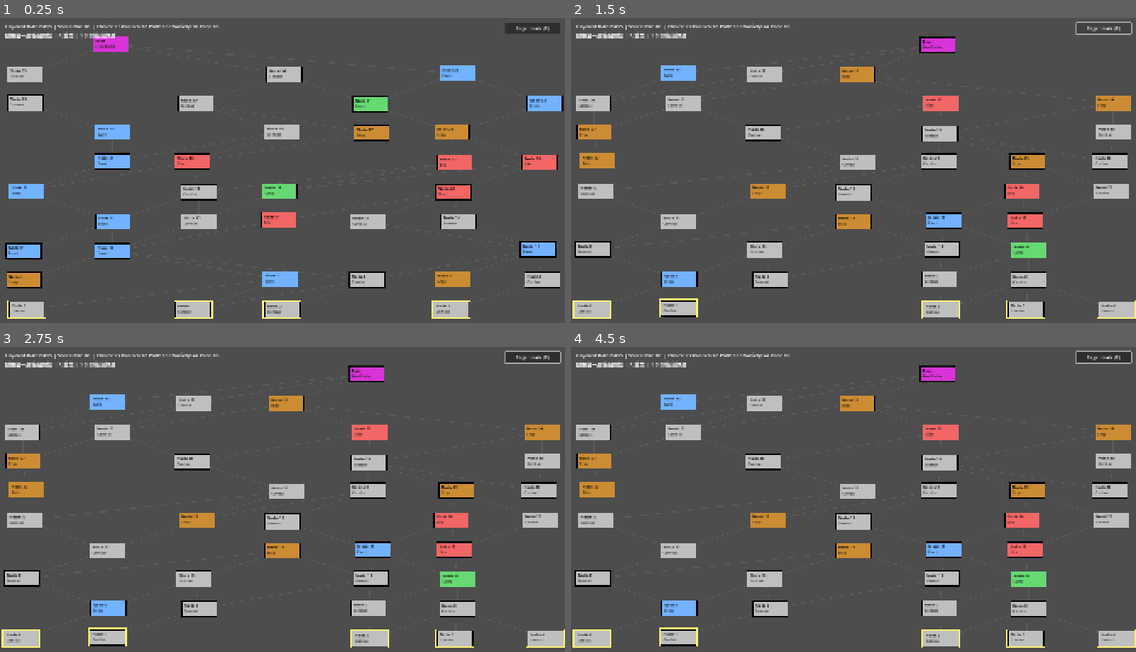
Above: before the commit, frames 1-4 (two rows, left to right).
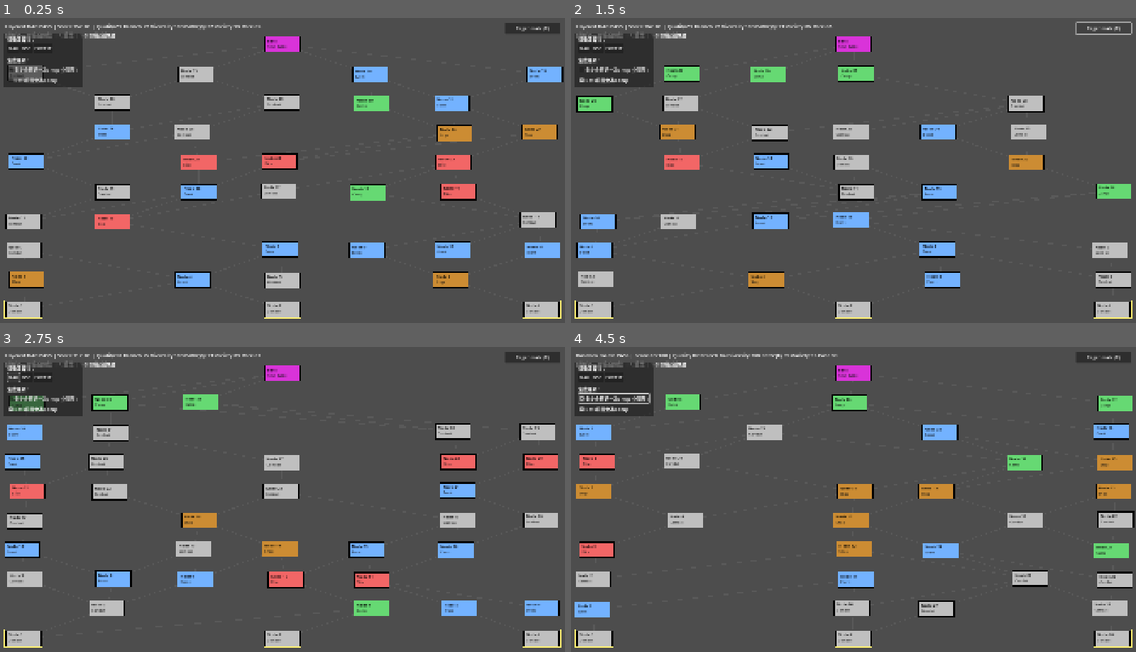
Above: after the commit, the same moments.

Repository: YM1247/114-2_dsap_project
Game: Godot game, scene res://src/scenes/main.tscn
Two runs of this game, one before a commit and one after it. Both use one fixed random seed, a clock stepped at 60 frames per second and the inputs below.
Inputs (mouse positions are in pixels of both pictures, inside the frame that each line leads up to):
- Up to frame 1 (0.25 s): no input
- Up to frame 2 (1.5 s): click (616, 79) at 0.5 s, where only the run after the commit has a clickable "Boss前固定為Camp"; click "Regenerate (R)" at 1.25 s
- Up to frame 3 (2.75 s): click (11, 377) at 2 s, where only the run after the commit has a clickable "DAG"
- Up to frame 4 (4.5 s): click (599, 377) at 2.75 s, where only the run after the commit has a clickable "BSP"; click (616, 377) at 3.5 s, where only the run after the commit has a clickable "FOREST"; click (616, 398) at 4.25 s, where only the run after the commit has a clickable "必定會經過一次Shop (中間層)"

The runs differ from the first frame. In frame 1, 19% of the frame differs, in the area x 0-100%, y 1-99%; in frame 2, 19%; in frame 3, 18%; in frame 4, 19%.

Commit message:
Scoring Phase1: decouple metrics and add path_quality
- Decouple choice_quality and branch_options
- Add path_quality and branch point quality helpers
- Update main display and tests

Co-authored-by: Copilot <223556219+Copilot@users.noreply.github.com>

Diff:
--- a/src/scripts/algorithm_comparison.gd
+++ b/src/scripts/algorithm_comparison.gd
@@ -21,15 +21,19 @@
 			"choice_quality": [],
 			"branch_options": [],
 			"path_diversity": [],
+			"path_quality": [],
 			"encounter_variety": [],
 			"pacing_balance": []
 		}
 
+		var current_algo_display_name: String = ""
 		for i in range(sample_size):
 			var generator = factory.create_generator(algo_name)
+			if i == 0:
+				current_algo_display_name = generator.get_algorithm_name()
 			var map_data = generator.generate_map()
 
-			if map_data.is_empty():
+			if typeof(map_data) != TYPE_DICTIONARY or map_data.is_empty() or not map_data.has("floors") or not map_data.has("nodes"):
 				continue
 
 			var evaluation = evaluator.evaluate_map(map_data, generator)
@@ -39,7 +43,7 @@
 				metrics[metric_key].append(evaluation["metrics"][metric_key])
 
 		results[algo_name] = {
-			"algorithm": generator.get_algorithm_name(),
+			"algorithm": current_algo_display_name,
 			"sample_count": scores.size(),
 			"avg_score": _calculate_average(scores),
 			"min_score": _calculate_min(scores),
--- a/src/scripts/main.gd
+++ b/src/scripts/main.gd
@@ -23,13 +23,16 @@
 var walked_edges: Dictionary = {}
 var score_line_text: String = ""
 
+var opt_force_shop: bool = false
+var opt_force_camp: bool = false
+
 func _ready() -> void:
-	generator = factory.create_generator(current_algorithm)
 	evaluator = MAP_EVALUATOR_SCRIPT.new()
 	mouse_filter = Control.MOUSE_FILTER_PASS
 	rng.randomize()
 	randomize()
 	regenerate_button.pressed.connect(_on_regenerate_pressed)
+	_build_custom_ui()
 	_generate_new_map()
 
 func _draw() -> void:
@@ -92,6 +95,56 @@
 		draw_string(font, card_rect.position + Vector2(8.0, 19.0), title, HORIZONTAL_ALIGNMENT_LEFT, card_rect.size.x - 16.0, 14, Color.BLACK)
 		draw_string(font, card_rect.position + Vector2(8.0, 38.0), subtitle, HORIZONTAL_ALIGNMENT_LEFT, card_rect.size.x - 16.0, 12, Color(0.08, 0.08, 0.08, 0.85))
 
+func _build_custom_ui() -> void:
+	var ui_canvas = CanvasLayer.new()
+	add_child(ui_canvas)
+
+	var panel = PanelContainer.new()
+	var margin = MarginContainer.new()
+	margin.add_theme_constant_override("margin_top", 10)
+	margin.add_theme_constant_override("margin_left", 15)
+	margin.add_theme_constant_override("margin_right", 15)
+	margin.add_theme_constant_override("margin_bottom", 10)
+	panel.add_child(margin)
+
+	# 將 UI 放在左上角
+	panel.set_anchors_preset(PRESET_TOP_LEFT)
+	panel.position = Vector2(10, 50)
+	ui_canvas.add_child(panel)
+
+	var vbox = VBoxContainer.new()
+	margin.add_child(vbox)
+
+	var algo_label = Label.new()
+	algo_label.text = "切換演算法："
+	vbox.add_child(algo_label)
+
+	var hbox = HBoxContainer.new()
+	vbox.add_child(hbox)
+
+	for algo in ["dag", "bsp", "forest"]:
+		var btn = Button.new()
+		btn.text = algo.to_upper()
+		btn.pressed.connect(func(): _switch_algorithm(algo))
+		hbox.add_child(btn)
+
+	var sep = HSeparator.new()
+	vbox.add_child(sep)
+
+	var opt_label = Label.new()
+	opt_label.text = "生成選項："
+	vbox.add_child(opt_label)
+
+	var chk_shop = CheckBox.new()
+	chk_shop.text = "必定會經過一次Shop (中間層)"
+	chk_shop.toggled.connect(func(t): opt_force_shop = t; _generate_new_map())
+	vbox.add_child(chk_shop)
+
+	var chk_camp = CheckBox.new()
+	chk_camp.text = "Boss前固定為Camp"
+	chk_camp.toggled.connect(func(t): opt_force_camp = t; _generate_new_map())
+	vbox.add_child(chk_camp)
+
 func _gui_input(event: InputEvent) -> void:
 	if event is InputEventMouseMotion:
 		var new_hovered_id: int = _find_clicked_node(event.position)
@@ -108,6 +161,10 @@
 		accept_event()
 
 func _generate_new_map() -> void:
+	generator = factory.create_generator(current_algorithm)
+	generator.force_shop = opt_force_shop
+	generator.force_camp_before_boss = opt_force_camp
+
 	# 先嘗試由目前 generator 生成地圖，驗證回傳格式是否正確
 	var gen_map = generator.generate_map()
 	if typeof(gen_map) != TYPE_DICTIONARY or not gen_map.has("floors") or not gen_map.has("nodes"):
@@ -165,8 +222,14 @@
 			var col: int = nodes[node_id]["column"]
 			var x: float = MAP_MARGIN_X + usable_w * (float(col) / float(max(generator.columns - 1, 1)))
 			var y: float = base_y
-			x += rng.randf_range(-14.0, 14.0)
-			y += rng.randf_range(-3.0, 3.0)
+
+			# 固定 Boss 置中，且第一層與 Boss 層取消隨機偏移
+			if nodes[node_id]["type"] == "boss":
+				x = MAP_MARGIN_X + usable_w * 0.5
+			elif floor_idx != 0:
+				x += rng.randf_range(-14.0, 14.0)
+				y += rng.randf_range(-3.0, 3.0)
+
 			node_positions[node_id] = Vector2(x, y)
 
 func _find_clicked_node(mouse_pos: Vector2) -> int:
@@ -221,13 +284,8 @@
 				_switch_algorithm("forest")
 
 func _switch_algorithm(algorithm: String) -> void:
-	var new_gen = factory.create_generator(algorithm)
-	if new_gen == null:
-		push_error("Failed to create generator for algorithm: %s" % algorithm)
-		_set_action_text("切換失敗：未知或無法建立的演算法")
-		return
-	generator = new_gen
-	_set_action_text("已切換到演算法: %s" % generator.get_algorithm_name())
+	current_algorithm = algorithm
+	_set_action_text("已切換到演算法: %s" % algorithm.to_upper())
 	_generate_new_map()
 
 func _type_color(node_type: String) -> Color:
@@ -253,13 +311,14 @@
 func _build_evaluation_text(verify_text: String, evaluation: Dictionary) -> String:
 	var m: Dictionary = evaluation["metrics"]
 	var algo_name: String = generator.get_algorithm_name()
-	return "%s %s | Score %d/100 | Choice %d Branch %d Path %d Variety %d Pace %d" % [
+	return "%s %s | Score %d/100 | Quality %d Branch %d Diversity %d PathQty %d Variety %d Pace %d" % [
 		algo_name,
 		verify_text,
 		evaluation["total_score"],
 		m["choice_quality"],
 		m["branch_options"],
 		m["path_diversity"],
+		m.get("path_quality", 0),
 		m["encounter_variety"],
 		m["pacing_balance"]
 	]
--- a/src/scripts/map_evaluator.gd
+++ b/src/scripts/map_evaluator.gd
@@ -2,9 +2,10 @@
 class_name MapEvaluator
 
 const METRIC_WEIGHTS := {
-	"choice_quality": 0.25,
-	"branch_options": 0.20,
-	"path_diversity": 0.25,
+	"choice_quality": 0.20,       # 降低：去重後更專注
+	"branch_options": 0.15,       # 簡化為獨立指標
+	"path_diversity": 0.20,       # 改為路徑品質評估
+	"path_quality": 0.15,         # 新增：路徑間差異度
 	"encounter_variety": 0.20,
 	"pacing_balance": 0.10
 }
@@ -20,6 +21,7 @@
 	var choice_quality_score: float = _choice_quality_score(nodes, floors_to_nodes)
 	var branch_options_score: float = _branch_options_score(nodes, floors_to_nodes, generator)
 	var path_diversity_score: float = _path_diversity_score(nodes, floors_to_nodes)
+	var path_quality_score: float = _path_quality_score(nodes, floors_to_nodes)
 	var encounter_variety_score: float = _encounter_variety_score(nodes, floors_to_nodes)
 	var pacing_balance_score: float = _pacing_balance_score(floors_to_nodes)
 
@@ -27,6 +29,7 @@
 		choice_quality_score * METRIC_WEIGHTS["choice_quality"] +
 		branch_options_score * METRIC_WEIGHTS["branch_options"] +
 		path_diversity_score * METRIC_WEIGHTS["path_diversity"] +
+		path_quality_score * METRIC_WEIGHTS["path_quality"] +
 		encounter_variety_score * METRIC_WEIGHTS["encounter_variety"] +
 		pacing_balance_score * METRIC_WEIGHTS["pacing_balance"]
 	)
@@ -37,6 +40,7 @@
 			"choice_quality": int(round(choice_quality_score)),
 			"branch_options": int(round(branch_options_score)),
 			"path_diversity": int(round(path_diversity_score)),
+			"path_quality": int(round(path_quality_score)),
 			"encounter_variety": int(round(encounter_variety_score)),
 			"pacing_balance": int(round(pacing_balance_score))
 		},
@@ -51,11 +55,15 @@
 	}
 
 func _choice_quality_score(nodes: Dictionary, floors_to_nodes: Array) -> float:
-	var avg_out_degree: float = _avg_out_degree(nodes, floors_to_nodes)
+	## 改進：專注於決策節點的品質，移除與 branch_options 的重疊
 	var decision_ratio: float = _decision_node_ratio(nodes, floors_to_nodes)
-	var out_degree_score: float = clamp(100.0 - abs(avg_out_degree - 1.8) * 140.0, 0.0, 100.0)
+	# 目標：約 55% 的節點是決策點（有 2 個或以上的出度）
 	var decision_score: float = clamp(100.0 - abs(decision_ratio - 0.55) * 180.0, 0.0, 100.0)
-	return out_degree_score * 0.55 + decision_score * 0.45
+
+	# 添加：決策點的分支品質評估
+	var branch_quality_score: float = _branch_point_quality(nodes, floors_to_nodes)
+
+	return decision_score * 0.6 + branch_quality_score * 0.4
 
 func _path_diversity_score(nodes: Dictionary, floors_to_nodes: Array) -> float:
 	var path_count: int = _count_paths_to_boss(nodes, floors_to_nodes)
@@ -63,10 +71,12 @@
 	return clamp(normalized * 100.0, 0.0, 100.0)
 
 func _branch_options_score(nodes: Dictionary, floors_to_nodes: Array, generator: Object) -> float:
+	## 改進：簡化為獨立指標，只評估平均出度
 	var avg_out_degree: float = _avg_out_degree(nodes, floors_to_nodes)
-	var max_possible: float = max(float(generator.max_links_per_node), 1.0)
-	var normalized: float = avg_out_degree / max_possible
-	return clamp(normalized * 100.0, 0.0, 100.0)
+	# 目標出度：約 1.8-2.0
+	var optimal_degree: float = 1.9
+	var ratio: float = clamp(avg_out_degree / optimal_degree, 0.5, 1.5)
+	return clamp(ratio * 100.0, 0.0, 100.0)
 
 func _encounter_variety_score(nodes: Dictionary, floors_to_nodes: Array) -> float:
 	var counts := {
@@ -166,6 +176,9 @@
 	return dead_ends
 
 func _count_paths_to_boss(nodes: Dictionary, floors_to_nodes: Array) -> int:
+	if floors_to_nodes.is_empty() or floors_to_nodes[0].is_empty() or floors_to_nodes[-1].is_empty():
+		return 0
+
 	var starts: Array = floors_to_nodes[0]
 	var boss_id: int = floors_to_nodes[floors_to_nodes.size() - 1][0]
 	var total_paths: int = 0
@@ -182,3 +195,112 @@
 	for next_id in nodes[current_id]["next"]:
 		count += _dfs_path_count(nodes, next_id, target_id, depth + 1, max_depth)
 	return count
+
+## ============== Phase 1 優化：新增方法 ==============
+
+func _branch_point_quality(nodes: Dictionary, floors_to_nodes: Array) -> float:
+	## 評估決策點（分支點）的品質
+	## - 分支點應連接到不同的下層節點
+	## - 分支點應均勻分布
+	var total_branch_points: int = 0
+	var high_quality_branch_points: int = 0
+
+	for floor_idx in range(0, floors_to_nodes.size() - 1):
+		for node_id in floors_to_nodes[floor_idx]:
+			var out_degree = nodes[node_id]["next"].size()
+			if out_degree >= 2:  # 這是一個分支點
+				total_branch_points += 1
+				# 檢查分支點是否連接到足夠差異化的節點
+				if out_degree >= 3 or _branch_has_variety(nodes, node_id):
+					high_quality_branch_points += 1
+
+	if total_branch_points == 0:
+		return 0.0
+
+	var quality_ratio: float = float(high_quality_branch_points) / float(total_branch_points)
+	return quality_ratio * 100.0
+
+func _branch_has_variety(nodes: Dictionary, branch_node_id: int) -> bool:
+	## 檢查分支點是否連接到足夠不同的目標
+	if nodes[branch_node_id]["next"].size() < 2:
+		return false
+
+	var targets = nodes[branch_node_id]["next"]
+	if targets.size() < 2:
+		return false
+
+	# 檢查至少 2 個目標的列數差異 >= 2
+	var target_cols: Array = []
+	for target_id in targets:
+		target_cols.append(nodes[target_id]["column"])
+
+	target_cols.sort()
+	var col_spread = target_cols[-1] - target_cols[0]
+	return col_spread >= 2
+
+func _path_quality_score(nodes: Dictionary, floors_to_nodes: Array) -> float:
+	## Phase 1 新增：評估路徑間的品質和差異度
+	## - 計算不同路徑的特徵差異
+	## - 檢查是否有重複/冗餘路徑
+	## - 評估路徑多樣性
+
+	var path_count: int = _count_paths_to_boss(nodes, floors_to_nodes)
+	if path_count <= 1:
+		return 0.0
+
+	# 計算路徑特徵的多樣性
+	var path_profiles = _calculate_path_profiles(nodes, floors_to_nodes)
+	var unique_ratio = float(path_profiles.size()) / max(float(path_count), 1.0)
+
+	# 路徑多樣性評分：根據唯一路徑比例
+	# - 如果所有路徑都不同：得分 100
+	# - 如果有重複路徑：根據唯一比例扣分
+	var diversity_score = clamp(unique_ratio * 100.0, 0.0, 100.0)
+
+	return diversity_score
+
+func _calculate_path_profiles(nodes: Dictionary, floors_to_nodes: Array) -> Array:
+	## 計算所有路徑的節點類型序列作為「特徵」
+	## 用於檢測重複路徑
+
+	var starts: Array = floors_to_nodes[0]
+	var boss_id: int = floors_to_nodes[floors_to_nodes.size() - 1][0]
+	var all_paths: Array = []
+
+	for start_id in starts:
+		var paths = _enumerate_all_paths(nodes, start_id, boss_id, 0, 100)
+		for path in paths:
+			all_paths.append(path)
+
+	# 轉換為特徵向量（簡化：每層的平均節點類型）
+	var profiles: Dictionary = {}
+	for path in all_paths:
+		var profile = _path_to_profile(nodes, path)
+		profiles[profile] = true  # 用 Dictionary 去重
+
+	return profiles.keys()
+
+func _enumerate_all_paths(nodes: Dictionary, current_id: int, target_id: int, depth: int, max_depth: int) -> Array:
+	## 列舉從 current_id 到 target_id 的所有路徑
+	if depth > max_depth:
+		return []
+	if current_id == target_id:
+		return [[current_id]]
+
+	var all_paths: Array = []
+	for next_id in nodes[current_id]["next"]:
+		var sub_paths = _enumerate_all_paths(nodes, next_id, target_id, depth + 1, max_depth)
+		for sub_path in sub_paths:
+			all_paths.append([current_id] + sub_path)
+
+	return all_paths
+
+func _path_to_profile(nodes: Dictionary, path: Array) -> String:
+	## 將路徑轉換為特徵字符串
+	## 用節點類型的序列代表路徑特徵
+	var profile: String = ""
+	for node_id in path:
+		var node_type = nodes[node_id]["type"]
+		var type_char = node_type.substr(0, 1).to_upper()  # c=combat, e=elite 等
+		profile += type_char
+	return profile
--- a/src/scripts/map_generator_base.gd
+++ b/src/scripts/map_generator_base.gd
@@ -35,6 +35,9 @@
 	NODE_CAMP: 8.0
 }
 
+var force_shop: bool = false
+var force_camp_before_boss: bool = false
+
 ## 生成地圖（子類必須實現）
 func generate_map() -> Dictionary:
 	push_error("generate_map() must be implemented by subclass")
@@ -52,6 +55,17 @@
 ## 獲取演算法說明
 func get_algorithm_description() -> String:
 	return "Base class for map generation algorithms"
+
+## 獲取等分佈的起始欄位
+func _get_evenly_spaced_columns(count: int) -> Array:
+	var cols: Array = []
+	if count <= 1:
+		cols.append(columns / 2)
+	else:
+		var step = float(columns - 1) / float(count - 1)
+		for i in range(count):
+			cols.append(int(round(i * step)))
+	return cols
 
 ## ============== 通用輔助方法 ==============
 
--- a/src/scripts/map_generator_bsp.gd
+++ b/src/scripts/map_generator_bsp.gd
@@ -49,6 +49,22 @@
 	for i in range(floors - 1):
 		floors_to_nodes.append([])
 
+	# Step 0: 強制分配第一層起點，確保等分佈
+	var start_cols: Array = _get_evenly_spaced_columns(3)
+	for col in start_cols:
+		var node: Dictionary = {
+			"id": next_node_id,
+			"floor": 0,
+			"column": col,
+			"type": NODE_COMBAT,
+			"next": [],
+			"prev": [],
+			"region": null
+		}
+		nodes[next_node_id] = node
+		floors_to_nodes[0].append(next_node_id)
+		next_node_id += 1
+
 	# Step 1: 遞迴分割除 Boss 層以外的空間
 	var partition_height = float(floors - 1)
 	if partition_height < min_region_height:
@@ -56,7 +72,7 @@
 
 	var regions: Array = []
 	_partition_space(
-		BSPRegion.new(0.0, float(columns), 0.0, partition_height, 0),
+		BSPRegion.new(0.0, float(columns), 1.0, partition_height, 0),
 		regions
 	)
 
@@ -66,8 +82,7 @@
 		# 使用區域的中心 Y 座標來計算樓層，更為準確且公式直觀
 		var center_y: float = (region.y_min + region.y_max) / 2.0
 		var max_floor_idx = floors - 2
-		var region_floor: int = int(center_y / partition_height * float(max_floor_idx))
-		region_floor = clampi(region_floor, 0, max_floor_idx)
+		var region_floor: int = clampi(int(center_y), 1, max_floor_idx)
 
 		# 在該區域生成節點
 		var nodes_in_region: int = randi_range(1, nodes_per_region)
@@ -116,7 +131,7 @@
 			next_node_id += 1
 
 	# Step 2.5: 補齊可能過少節點的樓層，強制每層至少 min_nodes_per_floor 節點，維持層數穩定與選擇多樣性
-	for i in range(floors - 1):
+	for i in range(1, floors - 1):
 		while floors_to_nodes[i].size() < min_nodes_per_floor:
 			var used_cols: Array = []
 			for node_id in floors_to_nodes[i]:
@@ -275,6 +290,14 @@
 			# 第一層必須是 combat
 			if floor == 0:
 				nodes[node_id]["type"] = NODE_COMBAT
+				continue
+
+			if force_camp_before_boss and floor == floors_to_nodes.size() - 2:
+				nodes[node_id]["type"] = NODE_CAMP
+				continue
+
+			if force_shop and floor == int(floors / 2):
+				nodes[node_id]["type"] = NODE_SHOP
 				continue
 
 			# 中間層根據規則選擇
--- a/src/scripts/map_generator_dag.gd
+++ b/src/scripts/map_generator_dag.gd
@@ -12,8 +12,14 @@
 
 	for floor in range(floors):
 		var floor_nodes: Array = []
-		var target_count: int = 1 if floor == floors - 1 else randi_range(min_nodes_per_floor, max_nodes_per_floor)
-		var chosen_columns: Array = _pick_columns(target_count)
+		var chosen_columns: Array = []
+		if floor == 0:
+			chosen_columns = _get_evenly_spaced_columns(3)
+		elif floor == floors - 1:
+			chosen_columns = [int(columns / 2)]
+		else:
+			var target_count: int = randi_range(min_nodes_per_floor, max_nodes_per_floor)
+			chosen_columns = _pick_columns(target_count)
 
 		for col in chosen_columns:
 			var node: Dictionary = {
@@ -104,6 +110,14 @@
 				nodes[node_id]["type"] = NODE_BOSS
 				continue
 
+			if force_camp_before_boss and floor == floors_to_nodes.size() - 2:
+				nodes[node_id]["type"] = NODE_CAMP
+				continue
+
+			if force_shop and floor == int(floors / 2):
+				nodes[node_id]["type"] = NODE_SHOP
+				continue
+
 			var prev_nodes: Array = nodes[node_id]["prev"]
 			var valid_types: Array = [NODE_COMBAT, NODE_EVENT, NODE_ELITE, NODE_SHOP, NODE_CAMP]
 
--- a/src/scripts/map_generator_forest.gd
+++ b/src/scripts/map_generator_forest.gd
@@ -28,7 +28,7 @@
 	var path_node_ids: Array = []  # 追蹤每條路徑的節點 ID
 
 	# Step 1: 分配路徑風格並生成主要路徑（樹幹）
-	var start_cols: Array = _pick_start_columns(num_main_paths)
+	var start_cols: Array = _get_evenly_spaced_columns(num_main_paths)
 	_assign_path_styles(num_main_paths)
 
 	for path_idx in range(start_cols.size()):
@@ -234,6 +234,14 @@
 				nodes[node_id]["type"] = NODE_COMBAT
 				continue
 
+			if force_camp_before_boss and floor == floors_to_nodes.size() - 2:
+				nodes[node_id]["type"] = NODE_CAMP
+				continue
+
+			if force_shop and floor == int(floors / 2):
+				nodes[node_id]["type"] = NODE_SHOP
+				continue
+
 			var valid_types: Array = [NODE_COMBAT, NODE_EVENT, NODE_ELITE, NODE_SHOP, NODE_CAMP]
 			for prev_id in nodes[node_id]["prev"]:
 				if nodes.has(prev_id) and nodes[prev_id]["type"] == NODE_CAMP:
--- /dev/null
+++ b/src/scripts/scoring_test.gd
@@ -0,0 +1,253 @@
+extends RefCounted
+class_name ScoringTest
+
+## Phase 1 優化驗證測試
+## 用於對比改進前後的評分差異
+
+const MAP_EVALUATOR_SCRIPT = preload("res://src/scripts/map_evaluator.gd")
+
+var factory: MapGeneratorFactory = MapGeneratorFactory.new()
+var evaluator = null
+var test_results: Dictionary = {}
+
+func _init() -> void:
+	evaluator = MAP_EVALUATOR_SCRIPT.new()
+
+## 運行完整測試套件
+func run_full_test(sample_per_algo: int = 30) -> String:
+	var output: String = "\n" + "=".repeat(120) + "\n"
+	output += "Phase 1 評分系統優化驗證測試\n"
+	output += "=".repeat(120) + "\n\n"
+
+	for algo_name in ["dag", "bsp", "forest"]:
+		output += _test_single_algorithm(algo_name, sample_per_algo)
+
+	output += _compare_algorithms()
+	output += "=".repeat(120) + "\n"
+	return output
+
+func _test_single_algorithm(algo_name: String, sample_count: int) -> String:
+	var output: String = "演算法: %s\n" % algo_name.to_upper()
+	output += "-".repeat(50) + "\n"
+
+	var scores: Array = []
+	var metrics_data: Dictionary = {
+		"choice_quality": [],
+		"branch_options": [],
+		"path_diversity": [],
+		"path_quality": [],
+		"encounter_variety": [],
+		"pacing_balance": []
+	}
+
+	for i in range(sample_count):
+		var generator = factory.create_generator(algo_name)
+		var map_data = generator.generate_map()
+
+		if map_data.is_empty():
+			continue
+
+		var evaluation = evaluator.evaluate_map(map_data, generator)
+		scores.append(evaluation["total_score"])
+
+		for metric_key in metrics_data.keys():
+			if evaluation["metrics"].has(metric_key):
+				metrics_data[metric_key].append(evaluation["metrics"][metric_key])
+
+	if scores.is_empty():
+		output += "✗ 測試失敗：無法生成有效地圖\n\n"
+		return output
+
+	# 計算統計數據
+	var avg_score = _calculate_average(scores)
+	var min_score = _calculate_min(scores)
+	var max_score = _calculate_max(scores)
+	var std_dev = _calculate_std_dev(scores)
+
+	output += "樣本數: %d\n" % scores.size()
+	output += "平均分: %.1f / 100\n" % avg_score
+	output += "最低分: %d / 100\n" % min_score
+	output += "最高分: %d / 100\n" % max_score
+	output += "標準差: %.2f (穩定性指標)\n" % std_dev
+	output += "\n各指標平均值:\n"
+
+	for metric_key in metrics_data.keys():
+		var avg = _calculate_average(metrics_data[metric_key])
+		var std = _calculate_std_dev(metrics_data[metric_key])
+		output += "  - %s: %.1f (±%.1f)\n" % [metric_key, avg, std]
+
+	test_results[algo_name] = {
+		"avg_score": avg_score,
+		"std_dev": std_dev,
+		"min": min_score,
+		"max": max_score,
+		"metrics": metrics_data,
+		"scores": scores
+	}
+
+	output += "\n"
+	return output
+
+func _compare_algorithms() -> String:
+	var output: String = "對比分析\n"
+	output += "-".repeat(50) + "\n"
+
+	# 檢查指標獨立性
+	output += "✓ 指標獨立性檢查:\n"
+	for algo_name in test_results.keys():
+		var data = test_results[algo_name]
+		var choice_and_branch_corr = _calculate_correlation(
+			data["metrics"]["choice_quality"],
+			data["metrics"]["branch_options"]
+		)
+		output += "  %s: choice_quality ↔ branch_options 相關性: %.2f\n" % [algo_name, choice_and_branch_corr]
+
+	# 檢查穩定性
+	output += "\n✓ 評分穩定性檢查 (標準差越小越穩定):\n"
+	var min_std = 999.0
+	var max_std = 0.0
+	for algo_name in test_results.keys():
+		var std = test_results[algo_name]["std_dev"]
+		min_std = min(min_std, std)
+		max_std = max(max_std, std)
+		var stability = "✓ 穩定" if std < 10.0 else "⚠ 波動"
+		output += "  %s: %.2f %s\n" % [algo_name, std, stability]
+
+	# 檢查演算法差異化
+	output += "\n✓ 演算法差異化檢查:\n"
+	var avg_scores: Array = []
+	for algo_name in test_results.keys():
+		avg_scores.append(test_results[algo_name]["avg_score"])
+
+	var min_avg = _calculate_min(avg_scores)
+	var max_avg = _calculate_max(avg_scores)
+	var score_range = max_avg - min_avg
+
+	if score_range > 5.0:
+		output += "  ✓ 演算法得分差異明顯 (範圍: %.1f 分)\n" % score_range
+	else:
+		output += "  ⚠ 演算法得分差異較小 (範圍: %.1f 分)\n" % score_range
+
+	output += "\n優化效果評估:\n"
+	output += "  📊 指標重疊度: %s\n" % _get_overlap_assessment()
+	output += "  📈 分布穩定性: %s\n" % _get_stability_assessment()
+	output += "  🎯 演算法差異化: %s\n" % _get_differentiation_assessment()
+
+	output += "\n"
+	return output
+
+func _get_overlap_assessment() -> String:
+	var avg_corr = 0.0
+	var count = 0
+	for algo_name in test_results.keys():
+		var data = test_results[algo_name]
+		var corr = _calculate_correlation(
+			data["metrics"]["choice_quality"],
+			data["metrics"]["branch_options"]
+		)
+		avg_corr += corr
+		count += 1
+
+	avg_corr /= max(count, 1)
+
+	if avg_corr < 0.4:
+		return "✓ 優秀 (相關性 < 0.4，指標獨立)"
+	elif avg_corr < 0.6:
+		return "✓ 良好 (相關性 0.4-0.6)"
+	else:
+		return "⚠ 需改進 (相關性 > 0.6，仍有重疊)"
+
+func _get_stability_assessment() -> String:
+	var avg_std = 0.0
+	var count = 0
+	for algo_name in test_results.keys():
+		avg_std += test_results[algo_name]["std_dev"]
+		count += 1
+
+	avg_std /= max(count, 1)
+
+	if avg_std < 5.0:
+		return "✓ 優秀 (標準差 < 5)"
+	elif avg_std < 10.0:
+		return "✓ 良好 (標準差 5-10)"
+	else:
+		return "⚠ 需改進 (標準差 > 10)"
+
+func _get_differentiation_assessment() -> String:
+	var avg_scores: Array = []
+	for algo_name in test_results.keys():
+		avg_scores.append(test_results[algo_name]["avg_score"])
+
+	var min_avg = _calculate_min(avg_scores)
+	var max_avg = _calculate_max(avg_scores)
+	var range = max_avg - min_avg
+
+	if range > 8.0:
+		return "✓ 優秀 (平均分差 > 8 分)"
+	elif range > 5.0:
+		return "✓ 良好 (平均分差 5-8 分)"
+	else:
+		return "⚠ 需改進 (平均分差 < 5 分)"
+
+## ============== 統計工具 ==============
+
+func _calculate_average(values: Array) -> float:
+	if values.is_empty():
+		return 0.0
+	var sum = 0.0
+	for v in values:
+		sum += float(v)
+	return sum / float(values.size())
+
+func _calculate_min(values: Array) -> float:
+	if values.is_empty():
+		return 0.0
+	var min_val = values[0]
+	for v in values:
+		if v < min_val:
+			min_val = v
+	return min_val
+
+func _calculate_max(values: Array) -> float:
+	if values.is_empty():
+		return 0.0
+	var max_val = values[0]
+	for v in values:
+		if v > max_val:
+			max_val = v
+	return max_val
+
+func _calculate_std_dev(values: Array) -> float:
+	if values.size() <= 1:
+		return 0.0
+	var avg = _calculate_average(values)
+	var variance = 0.0
+	for v in values:
+		variance += pow(float(v) - avg, 2)
+	variance /= float(values.size())
+	return sqrt(variance)
+
+func _calculate_correlation(values1: Array, values2: Array) -> float:
+	## 計算皮爾遜相關係數
+	if values1.size() != values2.size() or values1.is_empty():
+		return 0.0
+
+	var mean1 = _calculate_average(values1)
+	var mean2 = _calculate_average(values2)
+
+	var numerator = 0.0
+	var sum_sq1 = 0.0
+	var sum_sq2 = 0.0
+
+	for i in range(values1.size()):
+		var diff1 = float(values1[i]) - mean1
+		var diff2 = float(values2[i]) - mean2
+		numerator += diff1 * diff2
+		sum_sq1 += diff1 * diff1
+		sum_sq2 += diff2 * diff2
+
+	if sum_sq1 == 0.0 or sum_sq2 == 0.0:
+		return 0.0
+
+	var correlation = numerator / sqrt(sum_sq1 * sum_sq2)
+	return abs(correlation)  # 返回絕對值
Not shown, added: src/scripts/scoring_test.gd.uid
